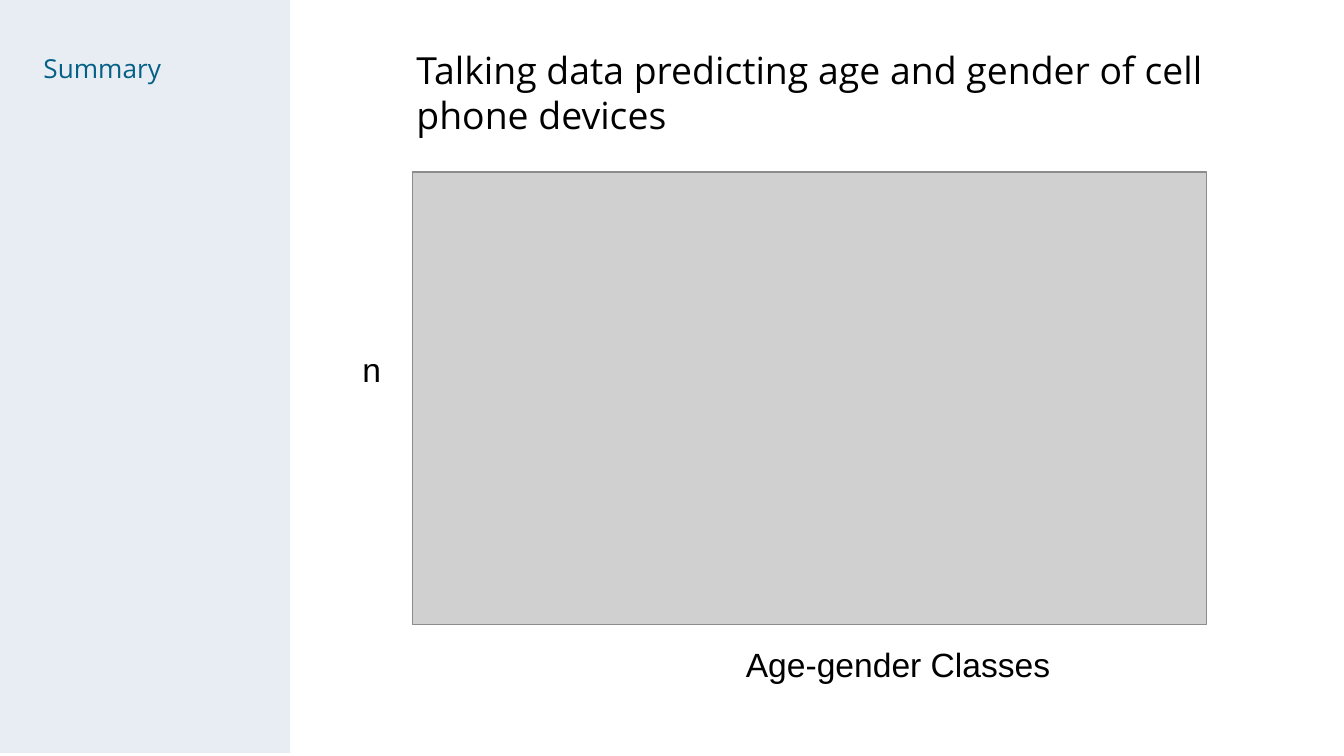
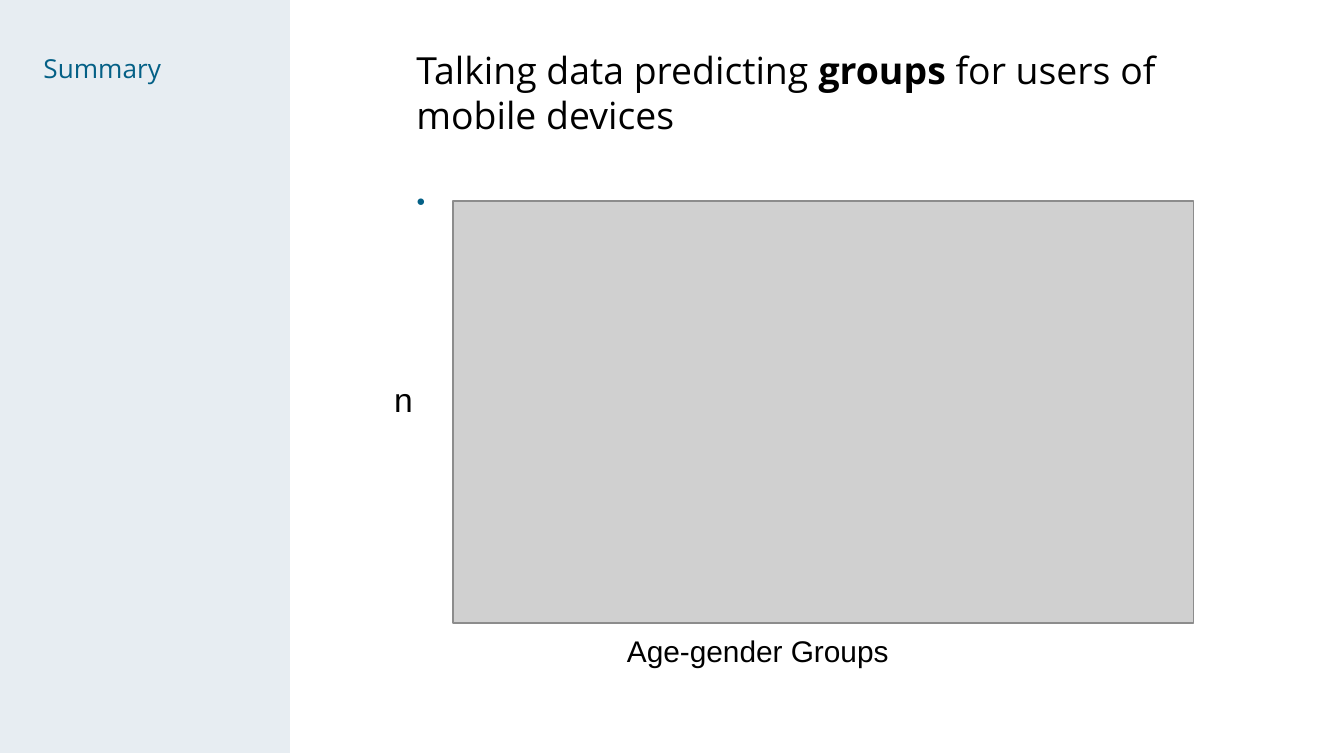
Before and after one commit to chechir/talking_data, a slide deck: slide 5 of brussels/deck_overview_detail.odp (slide 2 before the commit). Drawn at 1344x756 pixels with LibreOffice and Linux fonts; fonts in the diff are those of the drawing; grey boxes stand for pictures. Boxes give left, top, right and bottom in pixels: in the first picture for what was removed or moved away, otherwise in the second. Text is boxed around its words. In the diff, an @@ line names an element or a change of style, - is before the commit and + after.

```diff
--- a/brussels/deck_overview_detail.odp
+++ b/brussels/deck_overview_detail.odp
@@ text at (416, 55, 1155, 130): text changed @@
-Talking data predicting age and gender of cell phone devices
+Talking data predicting groups for users of mobile devices
@@ picture: place and size @@
-picture at (413, 172, 1207, 624)
+picture at (453, 202, 1193, 624)
@@ text "n": place and size @@
-text "n" at (362, 364, 381, 382)
+text "n" at (394, 394, 413, 412)
@@ text at (627, 640, 889, 668): text changed; size 18 to 16 pt @@
-Age-gender Classes
+Age-gender Groups
```
Also in this commit, not shown: 5 other slides changed.
